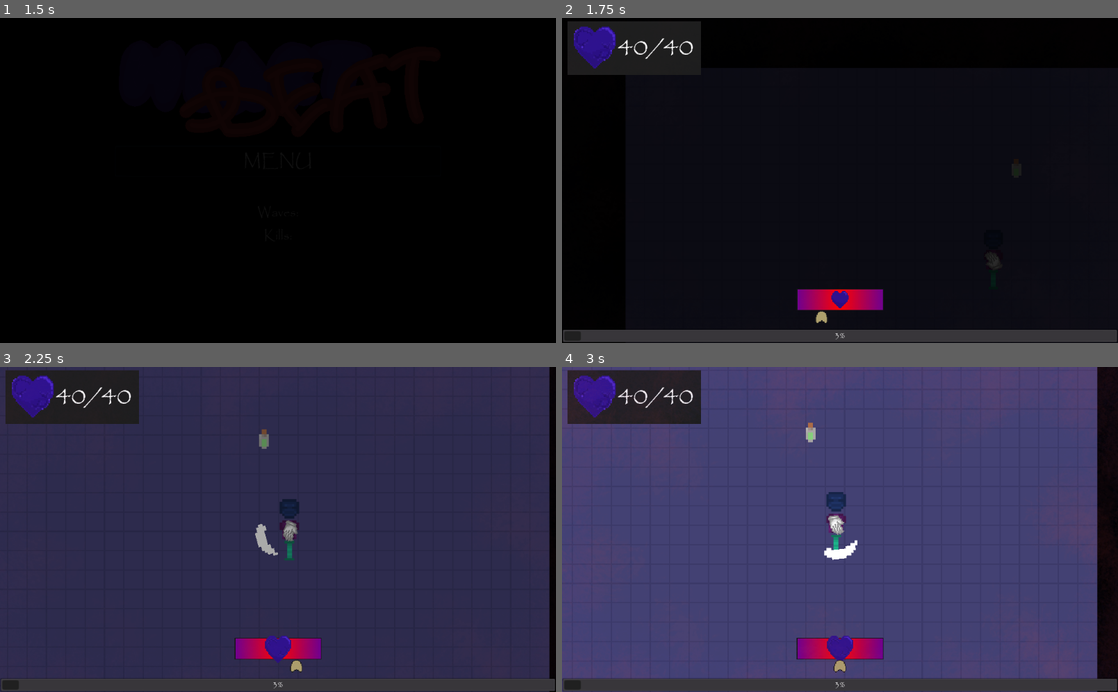
Above: before the commit, frames 1-4 (two rows, left to right).
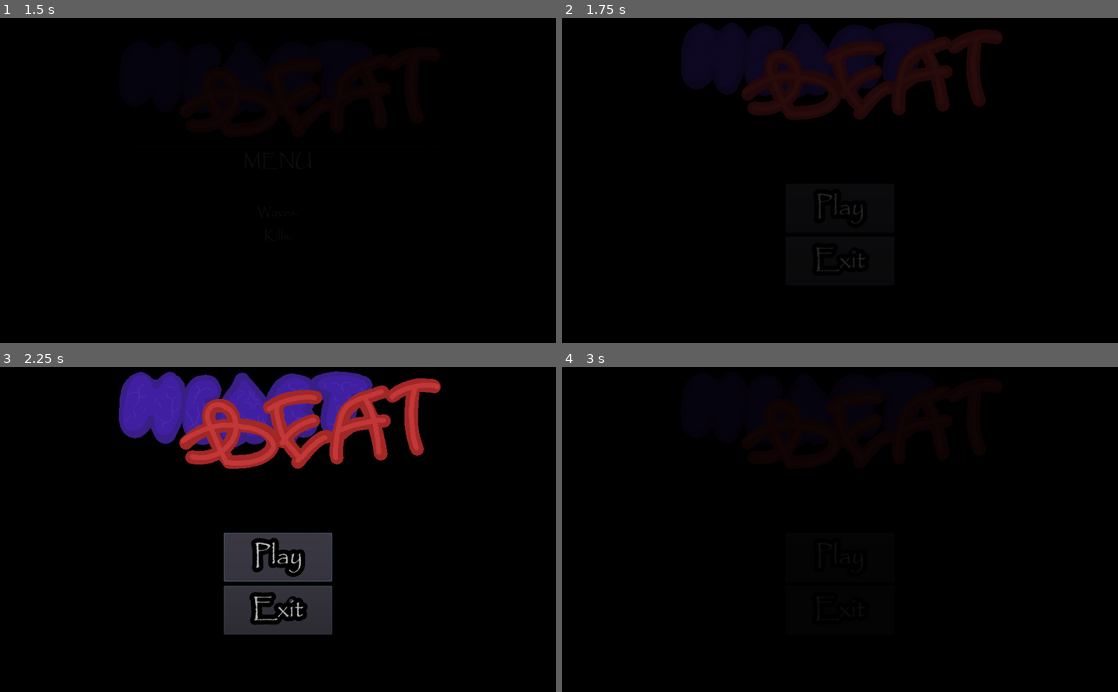
Above: after the commit, the same moments.

Repository: ColdCalzone/GWJ-30
Game: Godot game, scene res://scenes/Gameover.tscn
Two runs of this game, one before a commit and one after it. Both use one fixed random seed, a clock stepped at 60 frames per second and the inputs below. After the commit the project has no main scene; this scene is started directly in both runs.
Inputs (mouse positions are in pixels of both pictures, inside the frame that each line leads up to):
- Up to frame 1 (1.5 s): click "MENU" at 0.5 s; move the mouse to (400, 164) at 1.27 s; hold D (move_right) from 1.28 s (still down); hold R (adrenaline) from 1.28 s (still down)
- Up to frame 2 (1.75 s): keep holding D (move_right); keep holding R (adrenaline)
- Up to frame 3 (2.25 s): release D (move_right) at 2 s; release R (adrenaline) at 2 s; click (278, 555) at 2 s, where only the run after the commit has a clickable "Play"
- Up to frame 4 (3 s): click (840, 555) at 2.75 s, where only the run after the commit has a clickable "Play"

Frame 1 is identical in both runs. In frame 2, 16% of the frame differs, in the area x 0-100%, y 1-100%; in frame 3, 95%; in frame 4, 97%, in the area x 0-100%, y 0-100%.

Commit message:
Added display for wave and kills/quota

Diff:
--- a/hud/HUD.tscn
+++ b/hud/HUD.tscn
@@ -6,6 +6,7 @@
 [ext_resource path="res://hud/PulseVignette.tscn" type="PackedScene" id=4]
 [ext_resource path="res://hud/PauseMenu.tscn" type="PackedScene" id=5]
 [ext_resource path="res://hud/AdrenalineMeter.tscn" type="PackedScene" id=6]
+[ext_resource path="res://hud/WaveQuotaDisplay.tscn" type="PackedScene" id=7]
 
 [node name="HUD" type="CanvasLayer"]
 script = ExtResource( 3 )
@@ -19,3 +20,5 @@
 [node name="PauseMenu" parent="." instance=ExtResource( 5 )]
 
 [node name="AdrenalineMeter" parent="." instance=ExtResource( 6 )]
+
+[node name="WaveQuotaDisplay" parent="." instance=ExtResource( 7 )]
--- /dev/null
+++ b/hud/WaveQuotaDisplay.gd
@@ -0,0 +1,12 @@
+extends Control
+
+
+
+onready var wave_display := $VBoxContainer/Wave
+onready var quota_display := $VBoxContainer/Quota
+
+
+
+func _process(delta : float) -> void:
+	wave_display.text = "Wave: %s" % [GlobalData.waves_survived]
+	quota_display.text = "Kills: %s / %s" % [GlobalData.wave_enemies_killed, GlobalData.wave_quota]
--- /dev/null
+++ b/hud/WaveQuotaDisplay.tscn
@@ -0,0 +1,50 @@
+[gd_scene load_steps=5 format=2]
+
+[ext_resource path="res://hud/WaveQuotaDisplay.gd" type="Script" id=1]
+[ext_resource path="res://assets/Papyrus.ttf" type="DynamicFontData" id=2]
+
+[sub_resource type="DynamicFont" id=1]
+size = 32
+font_data = ExtResource( 2 )
+
+[sub_resource type="DynamicFont" id=2]
+size = 24
+font_data = ExtResource( 2 )
+
+[node name="WaveQuotaDisplay" type="Control"]
+anchor_left = 0.75
+anchor_top = 0.01
+anchor_right = 0.99
+anchor_bottom = 0.175
+script = ExtResource( 1 )
+__meta__ = {
+"_edit_use_anchors_": true
+}
+
+[node name="ColorRect" type="ColorRect" parent="."]
+anchor_right = 1.0
+anchor_bottom = 1.0
+color = Color( 0.113725, 0.113725, 0.113725, 1 )
+__meta__ = {
+"_edit_use_anchors_": false
+}
+
+[node name="VBoxContainer" type="VBoxContainer" parent="."]
+anchor_right = 1.0
+anchor_bottom = 1.0
+__meta__ = {
+"_edit_use_anchors_": false
+}
+
+[node name="Wave" type="Label" parent="VBoxContainer"]
+margin_right = 245.0
+margin_bottom = 51.0
+custom_fonts/font = SubResource( 1 )
+align = 2
+
+[node name="Quota" type="Label" parent="VBoxContainer"]
+margin_top = 55.0
+margin_right = 245.0
+margin_bottom = 94.0
+custom_fonts/font = SubResource( 2 )
+align = 2
--- a/project.godot
+++ b/project.godot
@@ -117,7 +117,6 @@
 [application]
 
 config/name="GWJ 30"
-run/main_scene="res://scenes/Titlescreen.tscn"
 boot_splash/image="res://wallpaper.png"
 boot_splash/bg_color=Color( 0.0588235, 0.121569, 0.188235, 1 )
 config/icon="res://icon.png"
--- a/scenes/Game.gd
+++ b/scenes/Game.gd
@@ -63,6 +63,7 @@
 	# Reset stuff
 	wave_enemies = 0
 	wave_kills = 0
+	GlobalData.wave_enemies_killed = 0
 
 	reset_map()
 	clear_spawners()
@@ -74,6 +75,8 @@
 	wave += 1
 	quota_multiplier = max(randf() * 5.0, 2.0)
 	wave_quota = round(wave * quota_multiplier)
+	GlobalData.waves_survived += 1
+	GlobalData.wave_quota = wave_quota
 
 	# Add new spawners
 	for i in int(rand_range(2, 5)):
@@ -188,6 +191,7 @@
 func add_kill() -> void:
 	wave_kills += 1
 	total_kills += 1
+	GlobalData.wave_enemies_killed += 1
 
 	get_player().add_adrenaline(randi() % 10)
 
--- a/scenes/Gameover.gd
+++ b/scenes/Gameover.gd
@@ -4,6 +4,8 @@
 
 onready var waves_label := $VBoxContainer/Stats/Waves
 onready var kills_label := $VBoxContainer/Stats/Kills
+
+const TITLE_SCREEN := preload("res://scenes/Titlescreen.tscn")
 
 
 
@@ -13,4 +15,4 @@
 
 
 func _on_Button_pressed() -> void:
-	TransitionManager.transition(load("res://scenes/Game.tscn"))
+	TransitionManager.transition(TITLE_SCREEN)
--- a/singletons/GlobalData.gd
+++ b/singletons/GlobalData.gd
@@ -4,4 +4,6 @@
 
 var waves_survived : int
 var enemies_killed : int
+var wave_enemies_killed : int
+var wave_quota : int
 var adrenaline_rush := false
Not shown: 1 places in hud/HUD.tscn that only renumber resources
